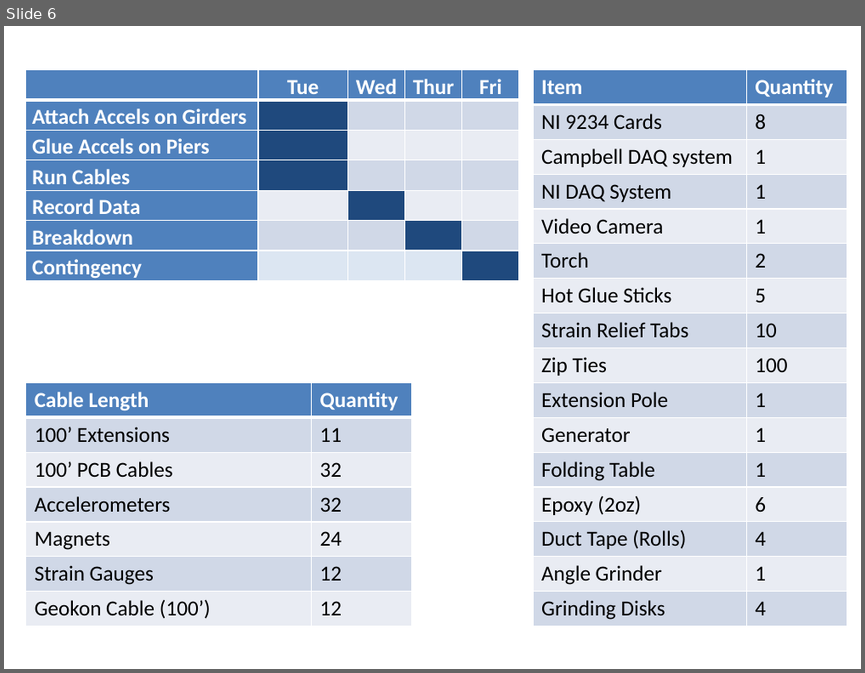
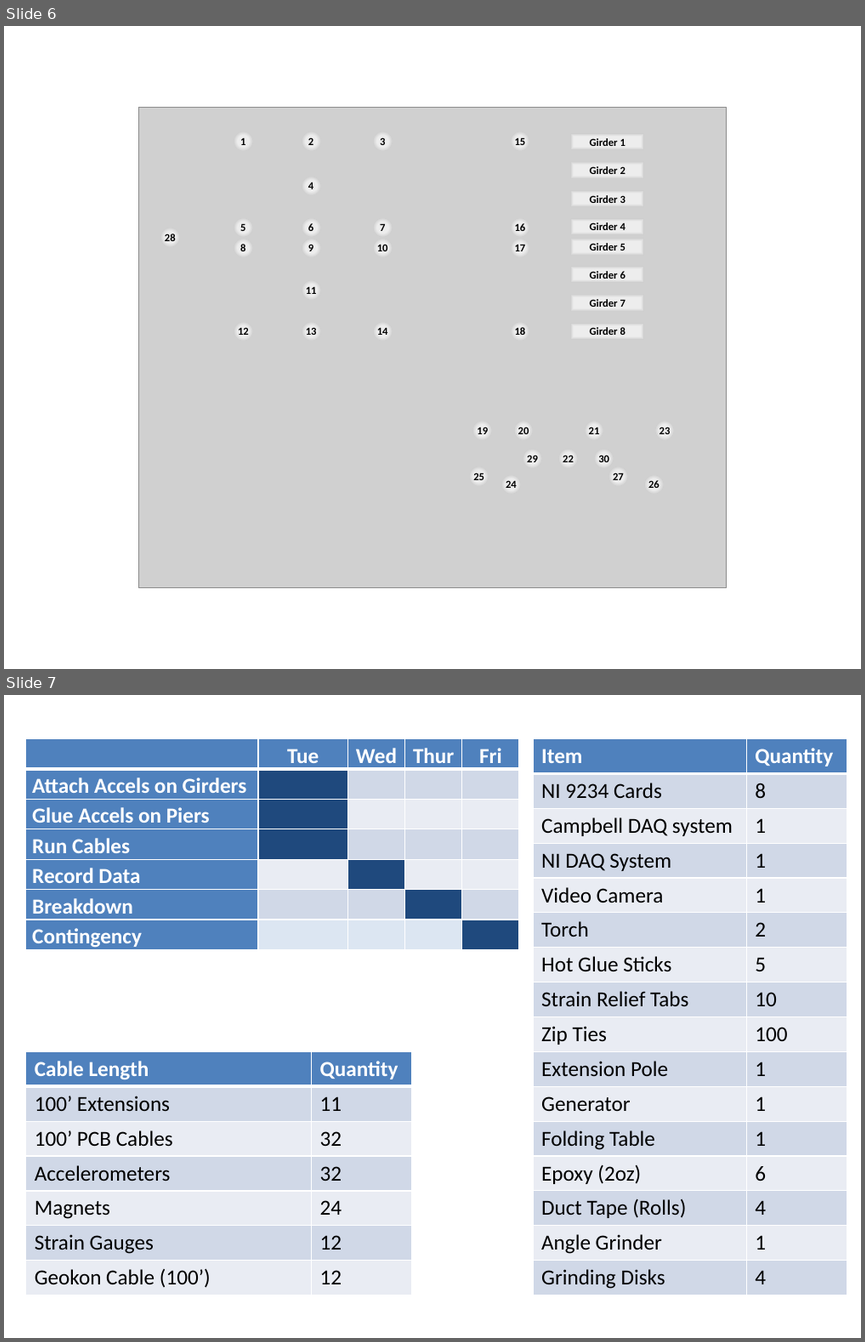
Before and after one commit to jbbraley/I76, a slide deck: Planning/Instrumentation.pptx. Shown one above the other, each under a label of ours: slide 6 before the commit, slides 6 and 7 after it. The pictures are 865x673 and 865x1342 pixels, drawn with LibreOffice and Linux fonts; fonts in the diff are those of the drawing; grey boxes stand for pictures. Boxes give left, top, right and bottom in pixels: in the first picture for what was removed or moved away, otherwise in the second. Text is boxed around its words. In the diff, an @@ line names an element or a change of style, - is before the commit and + after.

```diff
--- a/Planning/Instrumentation.pptx
+++ b/Planning/Instrumentation.pptx
@@ slide 6 added at [4,26,861,669], background #FFFFFF @@
@@ rectangle added at [568,131,647,153], fill gradient #FFFFFF, 9 pt, text #000000, bold @@
+Girder 1
@@ rectangle added at [568,159,647,181], fill gradient #FFFFFF, 9 pt, text #000000, bold @@
+Girder 2
@@ rectangle added at [568,188,647,210], fill gradient #FFFFFF, 9 pt, text #000000, bold @@
+Girder 3
@@ rectangle added at [568,216,647,237], fill gradient #FFFFFF, 9 pt, text #000000, bold @@
+Girder 4
@@ rectangle added at [568,236,647,257], fill gradient #FFFFFF, 9 pt, text #000000, bold @@
+Girder 5
@@ rectangle added at [568,263,647,284], fill gradient #FFFFFF, 9 pt, text #000000, bold @@
+Girder 6
@@ rectangle added at [568,292,647,314], fill gradient #FFFFFF, 9 pt, text #000000, bold @@
+Girder 7
@@ rectangle added at [568,320,647,341], fill gradient #FFFFFF, 9 pt, text #000000, bold @@
+Girder 8
@@ group added at [138,108,726,588]: 30 texts, 1 picture @@
+1
+2
+3
+4
+5
+8
+28
+6
+9
+11
+7
+10
+12
+13
+14
+15
+16
+17
+18
+19
+20
+21
+23
+26
+27
+24
+25
+30
+22
+29
@@ what was slide 6 is now slide 7 @@
```
Also in this commit, not shown: 1 other slide added, 1 slide removed, 2 other files.
